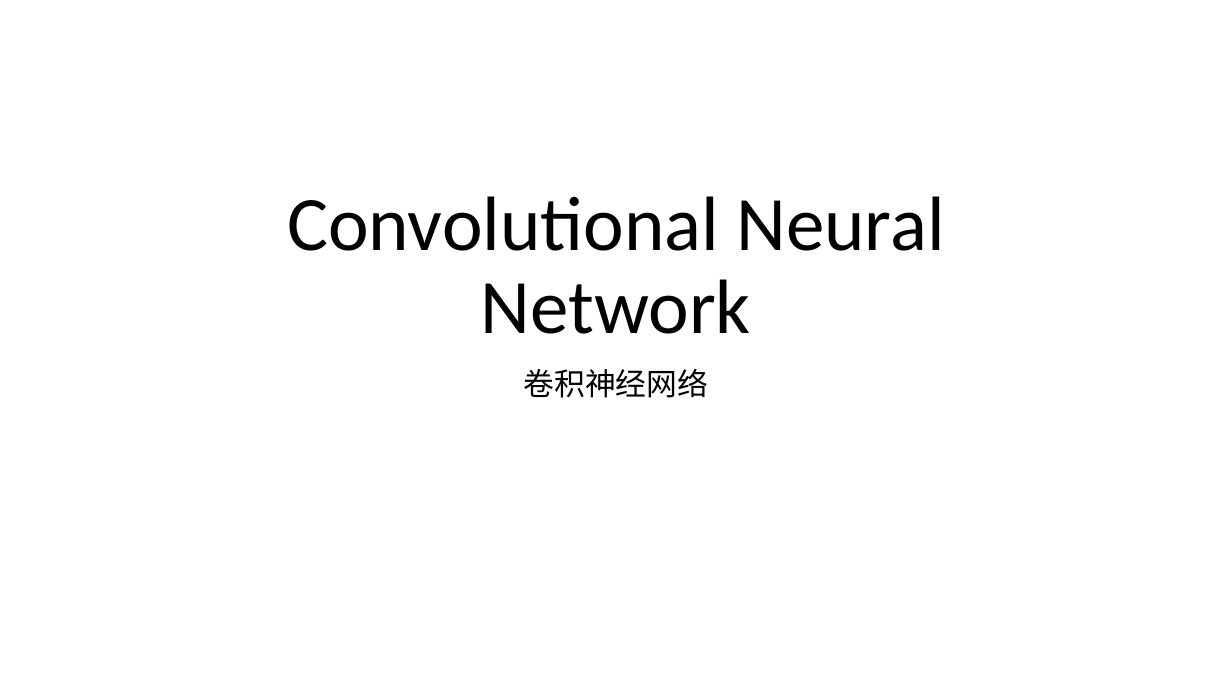
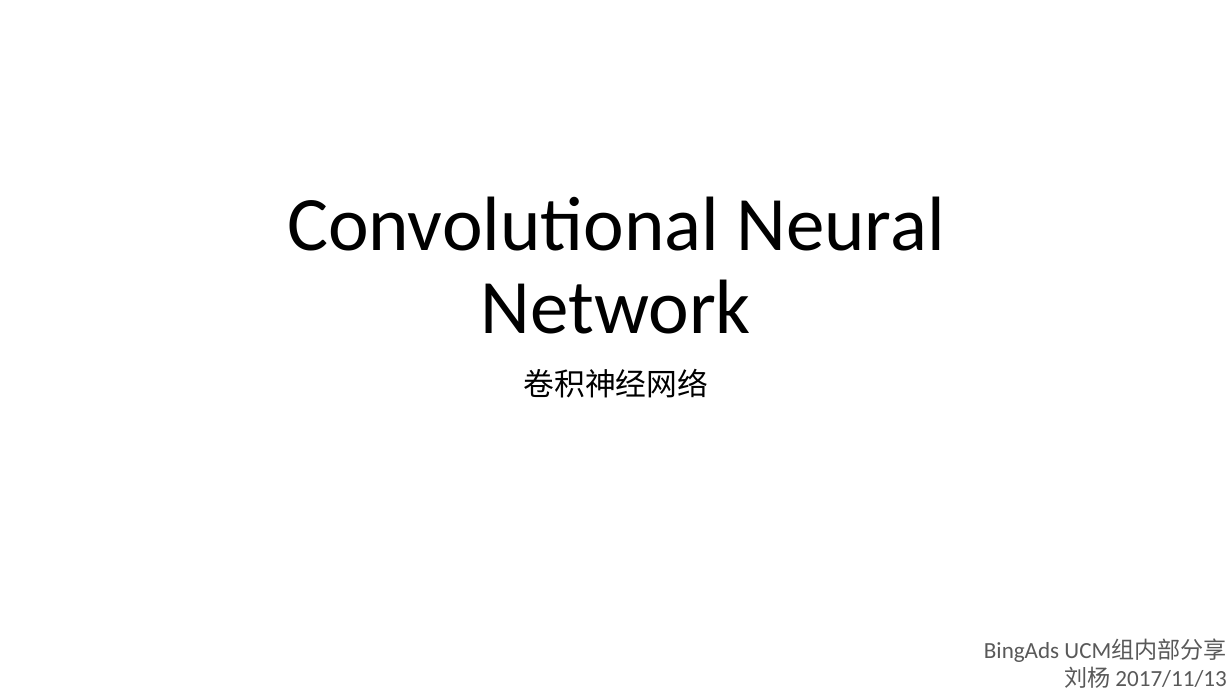
Before and after one commit to foamliu/Learning-DL, a slide deck: slide 1 of cnn/CNN.pptx. Drawn at 1232x693 pixels with LibreOffice and Linux fonts; fonts in the diff are those of the drawing. Boxes give left, top, right and bottom in pixels: in the first picture for what was removed or moved away, otherwise in the second. Text is boxed around its words. In the diff, an @@ line names an element or a change of style, - is before the commit and + after.

```diff
--- a/cnn/CNN.pptx
+++ b/cnn/CNN.pptx
@@ text added at (x1=984, y1=639, x2=1227, y2=688), 18 pt, text #595959 @@
+BingAds UCM组内部分享
+刘杨 2017/11/13
```
Also in this commit, not shown: 1 other slide changed, 3 other files.
